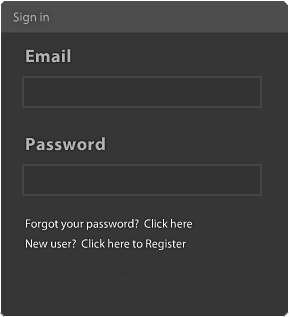
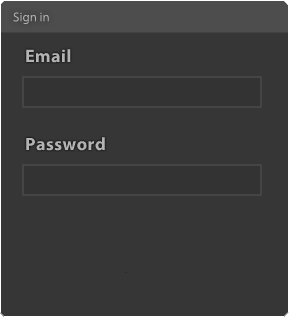
The second w=289, h=317 image is a revision of the first. Changes to its layers:
painted on "Pasted Layer" over [24, 217, 194, 252]
